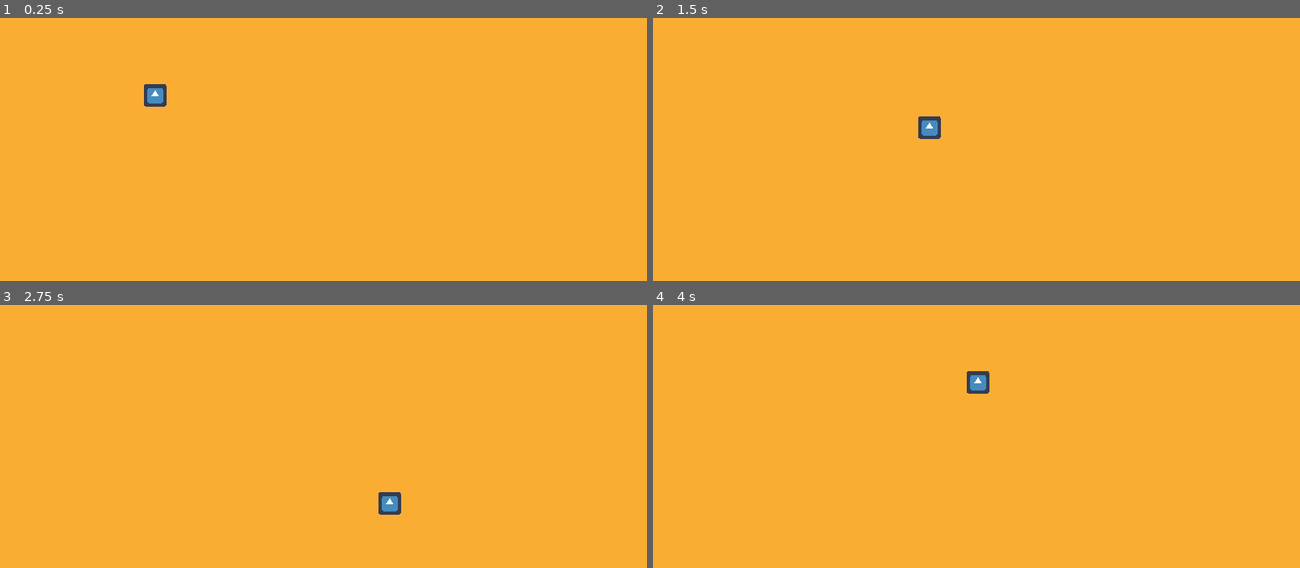
Above: before the commit, frames 1-4 (two rows, left to right).
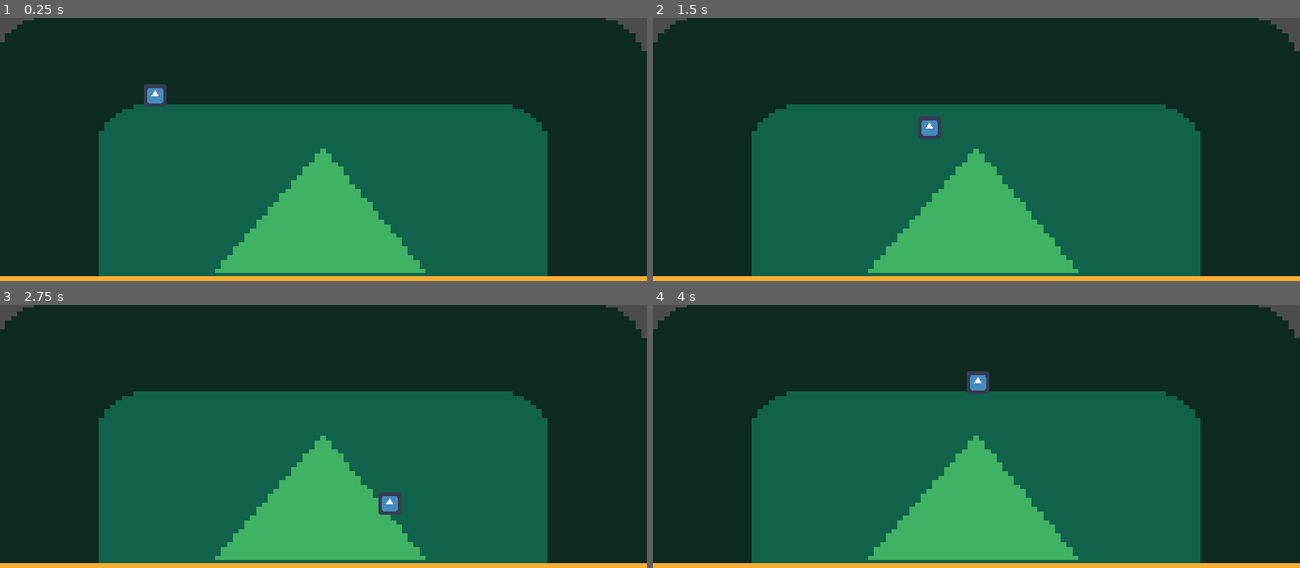
Above: after the commit, the same moments.

Repository: site12/LudumDare46
Game: Godot game, scene res://player/world.tscn
The game is run twice, just before and just after one commit, with the same random seed, the same clock (stepped at 60 frames per second) and the same inputs. The engine's default icon, where the game draws it, is replaced by a stand-in: a white triangle on a blue panel in a dark square.
Inputs:
- Up to frame 1 (0.25 s): no input
- Up to frame 2 (1.5 s): tap Enter at 0.5 s; hold D (right) 0.53-1.28 s; hold Space (ui_select) 0.53-1.28 s; hold S (down) from 1.28 s (still down); tap Space (ui_select) at 1.35 s
- Up to frame 3 (2.75 s): tap Space (ui_select) at 1.52, 1.82 s; release S (down) at 2.03 s; hold D (right) from 2.03 s (still down); hold Space (ui_select) from 2.03 s (still down)
- Up to frame 4 (4 s): release D (right) at 2.78 s; release Space (ui_select) at 2.78 s; hold W (up) 2.78-3.53 s; tap Space (ui_select) at 2.85, 3.02, 3.32 s; hold A (left) from 3.53 s (still down); hold Space (ui_select) from 3.53 s (still down)

The runs differ from the first frame. In frame 1, 98% of the frame differs, in the area x 0-100%, y 0-99%; in frame 2, 98%; in frame 3, 98%; in frame 4, 98%.

Commit message:
more dungen additions

Diff:
--- a/Dungen.gd
+++ b/Dungen.gd
@@ -3,7 +3,7 @@
 var Room = preload('res://dungen/Room.tscn')
 var Generated_Room = preload('res://dungen/Rooms/ROOM.tscn')
 
-var tile_size = 32  # size of a tile in the TileMap
+var tile_size = 128  # size of a tile in the TileMap
 var num_rooms = 50  # number of rooms to generate
 var min_size = 4  # minimum room size (in tiles)
 var max_size = 10  # maximum room size (in tiles)
@@ -43,7 +43,16 @@
 
 	var room_array = []
 	for room in $Rooms.get_children():
-		room_array.append(Generated_Room.instance())
+		var new_room = Generated_Room.instance()
+		new_room.size = room.size
+		room_array.append(new_room)
+	for room_id in path.get_points():
+		for linked_room in path.get_point_connections(room_id):
+			room_array[room_id].connected_rooms.append(room_array[linked_room])
+	Level.room_array = room_array
+	for room in path.get_points():
+		add_child(room_array[room])
+		room_array[room].position = path.get_point_position(room)
 
 	print(room_array)
 
@@ -102,5 +111,5 @@
 		path.connect_points(path.get_closest_point(p), n)
 		# Remove the node from the array so it isn't visited again
 		nodes.erase(min_p)
-	print(path.get_point_connections(1))
+	#print(path.get_point_connections(0))
 	return path
--- a/dungen/Dungen.tscn
+++ b/dungen/Dungen.tscn
@@ -9,4 +9,4 @@
 
 [node name="Camera2D" type="Camera2D" parent="."]
 current = true
-zoom = Vector2( 10, 10 )
+zoom = Vector2( 100, 100 )
--- a/player/world.tscn
+++ b/player/world.tscn
@@ -12,7 +12,8 @@
 scale = Vector2( 7.21429, 5.5 )
 texture = ExtResource( 1 )
 
-[node name="ROOM" parent="." instance=ExtResource( 3 )]
-
 [node name="KinematicBody2D" parent="." instance=ExtResource( 2 )]
 position = Vector2( 192, 96 )
+
+[node name="ROOM" parent="." instance=ExtResource( 3 )]
+position = Vector2( 0, 384 )
